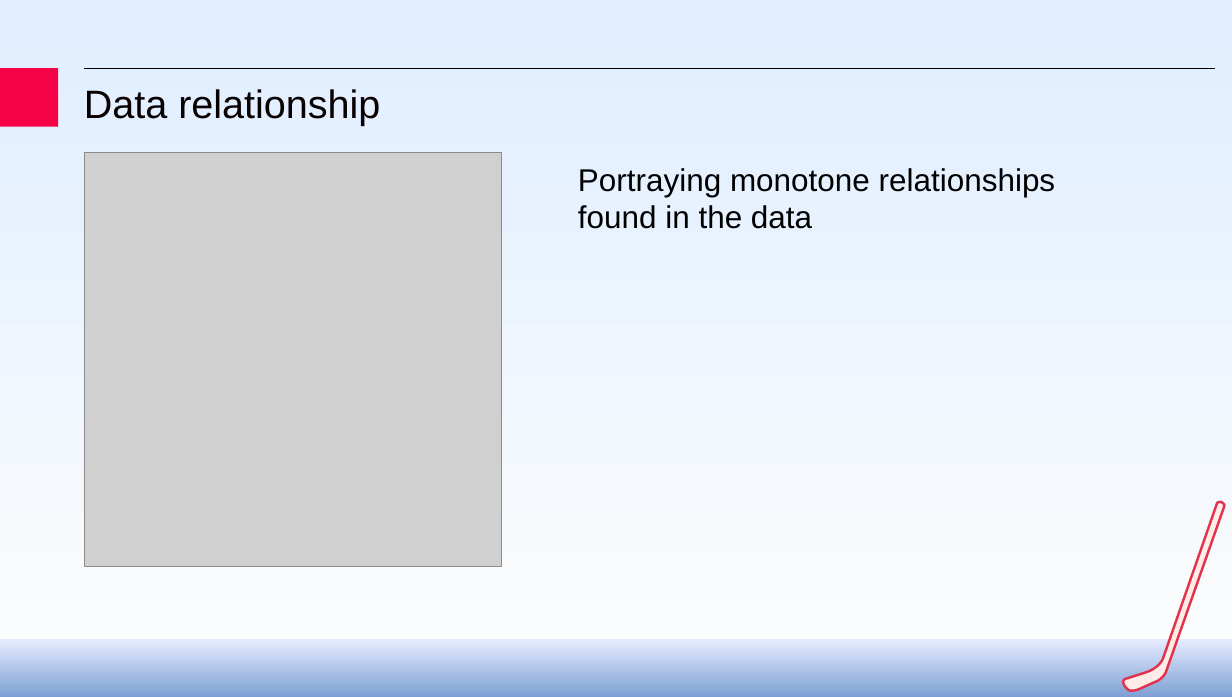
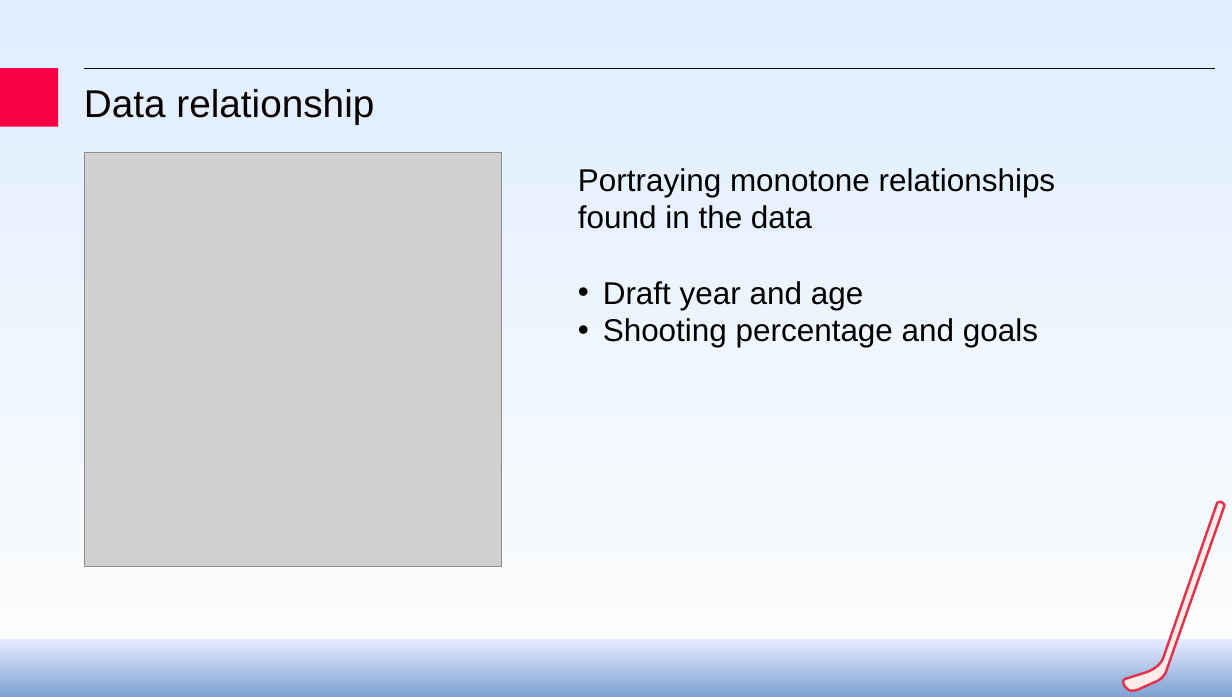
Before and after one commit to jaklvinc/KnowledgeDiscoveryAndDataMining-TUGraz-2026, a slide deck: slide 6 of phase_1/KDDM_phase1_presentation.pptx. Drawn at 1232x697 pixels with LibreOffice and Linux fonts; fonts in the diff are those of the drawing; grey boxes stand for pictures; background and template pictures are left out. Boxes give left, top, right and bottom in pixels: in the first picture for what was removed or moved away, otherwise in the second. Text is boxed around its words. In the diff, an @@ line names an element or a change of style, - is before the commit and + after.

```diff
--- a/phase_1/KDDM_phase1_presentation.pptx
+++ b/phase_1/KDDM_phase1_presentation.pptx
@@ title "Data relationship" at [84,89,374,125]: size 32.6 to 32 pt @@
@@ text at [603,281,1038,347]: paragraphs added @@
+• Draft year and age
+• Shooting percentage and goals
```
Also in this commit, not shown: 6 other slides changed, 2 slides removed.
